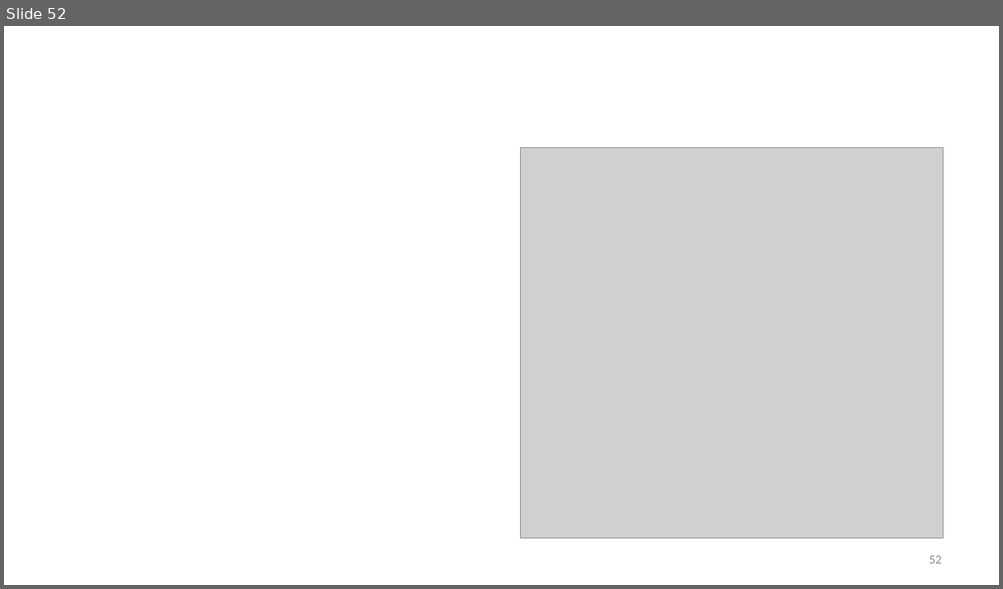
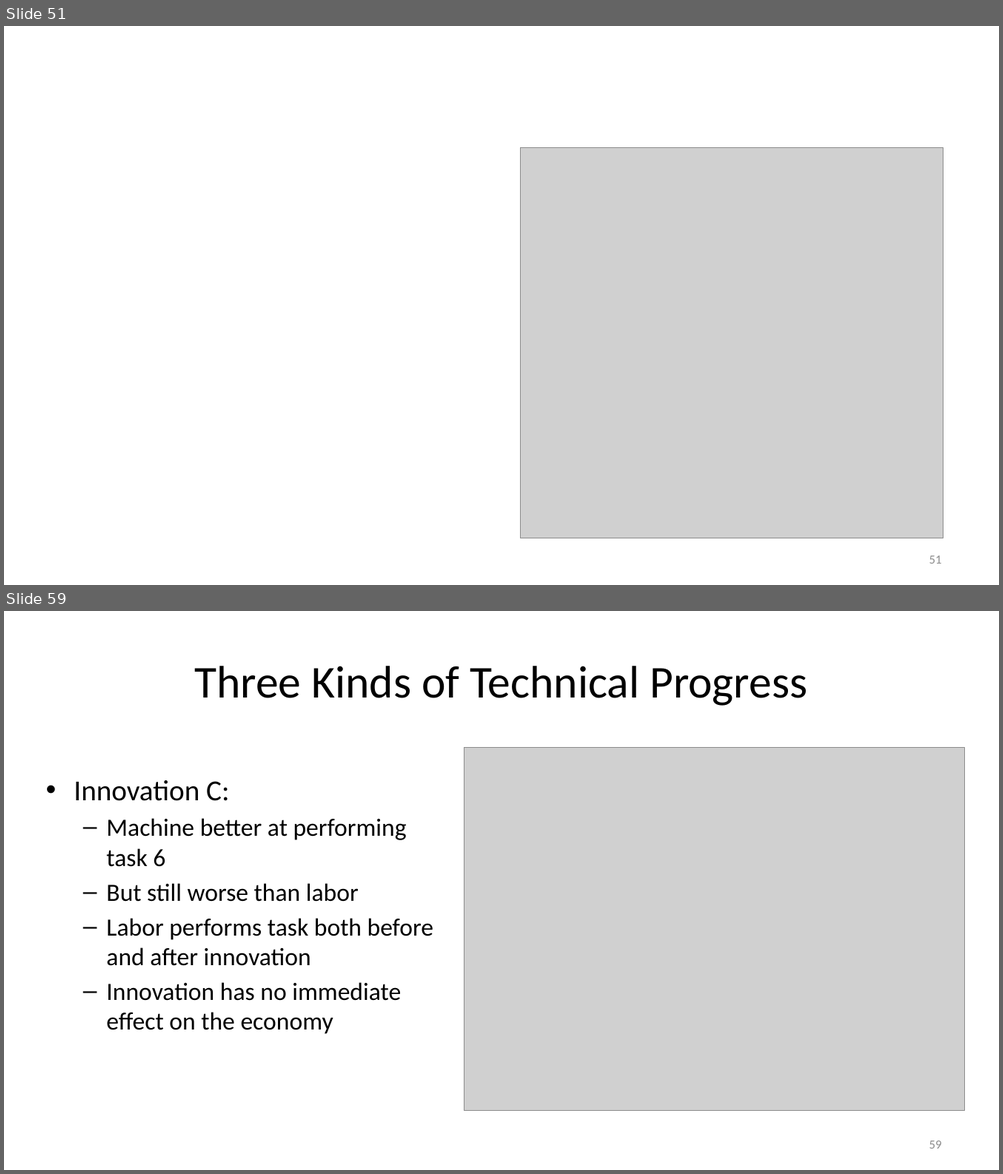
Before and after one commit to jonsteinsson/jonsteinsson.github.io, a slide deck: static/teaching/Lecture02Production.pptx. Shown one above the other, each under a label of ours: slide 52 before the commit, slides 51 and 59 after it; the slides between them are not shown. The pictures are 1003x589 and 1003x1174 pixels, drawn with LibreOffice and Linux fonts; fonts in the diff are those of the drawing; grey boxes stand for pictures. Boxes give left, top, right and bottom in pixels: in the first picture for what was removed or moved away, otherwise in the second. Text is boxed around its words. In the diff, an @@ line names an element or a change of style, - is before the commit and + after.

```diff
--- a/static/teaching/Lecture02Production.pptx
+++ b/static/teaching/Lecture02Production.pptx
@@ slide 59 added at [4, 611, 999, 1170], background #FFFFFF @@
@@ title added at [194, 666, 807, 706], 44 pt, text #000000 @@
+Three Kinds of Technical Progress
@@ picture added at [464, 748, 965, 1111] @@
@@ text added at [74, 780, 433, 1034], 24 pt, text #000000 @@
+• Innovation C:
+  – Machine better at performing task 6
+  – But still worse than labor
+  – Labor performs task both before and after innovation
+  – Innovation has no immediate effect on the economy
@@ page number added at [929, 1141, 942, 1149], 12 pt, text #8C8C8C @@
+59
@@ what was slide 52 is now slide 51 @@
@@ page number at [929, 556, 942, 564]: text changed @@
-52
+51
```
Also in this commit, not shown: 5 slides changed, 18 other slides added, 4 slides removed, 5 other files.
